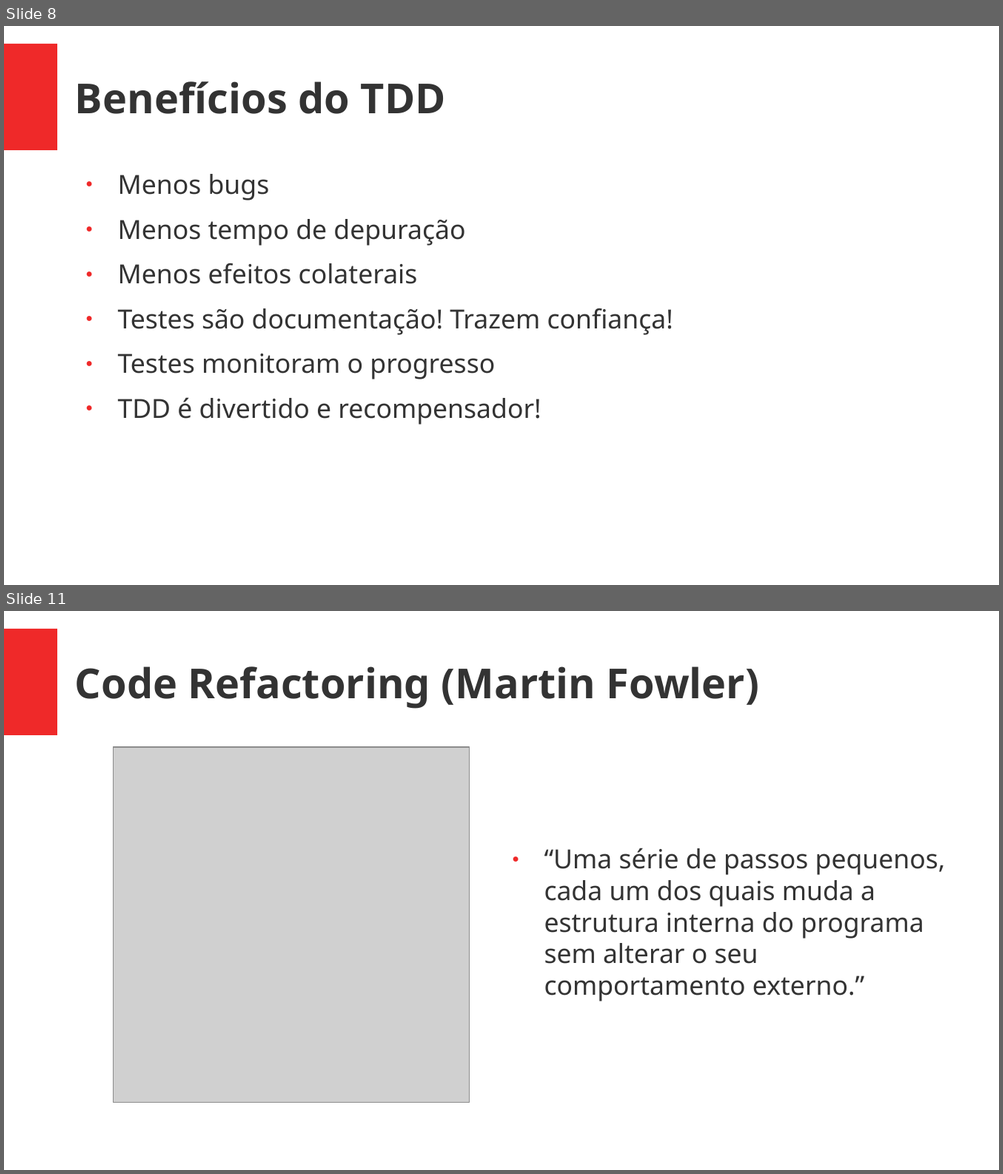
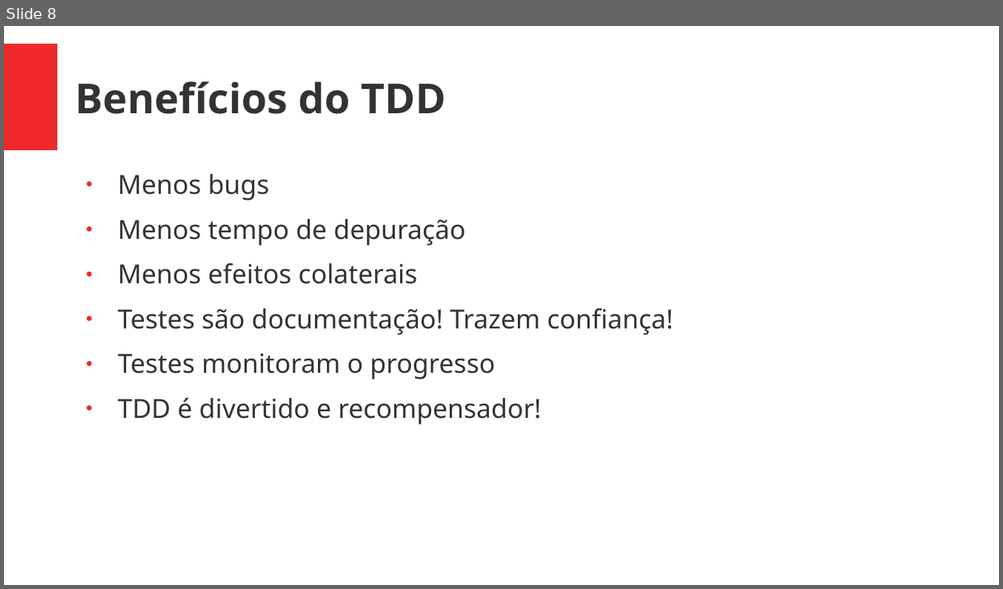
Before and after one commit to Geofisicando/C-orientado-a-testes, a slide deck: slides/oque_e_TDD.pptx. Shown one above the other, each under a label of ours: slides 8 and 11 before the commit, slide 8 after it; the slides between them are not shown. The pictures are 1003x1174 and 1003x589 pixels, drawn with LibreOffice and Linux fonts; fonts in the diff are those of the drawing; grey boxes stand for pictures. Boxes give left, top, right and bottom in pixels: in the first picture for what was removed or moved away, otherwise in the second. Text is boxed around its words. In the diff, an @@ line names an element or a change of style, - is before the commit and + after.

```diff
--- a/slides/oque_e_TDD.pptx
+++ b/slides/oque_e_TDD.pptx
@@ slide 11 removed at <box>4,611,999,1170</box>, background #FFFFFF; not listed: 1 template element that a slide beside it also shows @@
@@ text removed at <box>75,667,759,709</box> @@
-Code Refactoring (Martin Fowler)
@@ picture removed at <box>114,747,469,1103</box> @@
@@ text removed at <box>544,848,945,1002</box> @@
-● “Uma série de passos pequenos, cada um dos quais muda a estrutura interna do programa sem alterar o seu comportamento externo.”
```
Also in this commit, not shown: 2 other slides removed, 5 other files.
